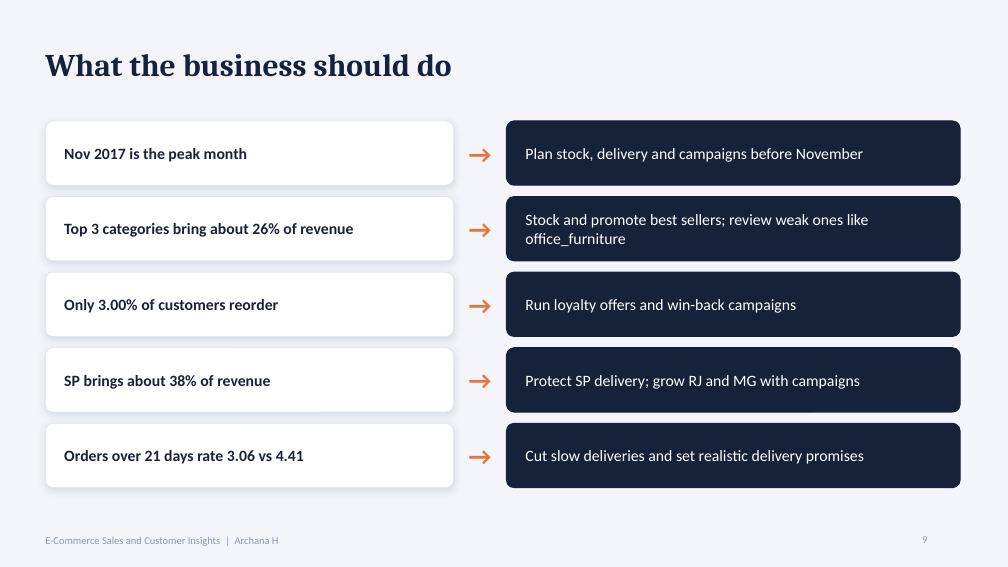
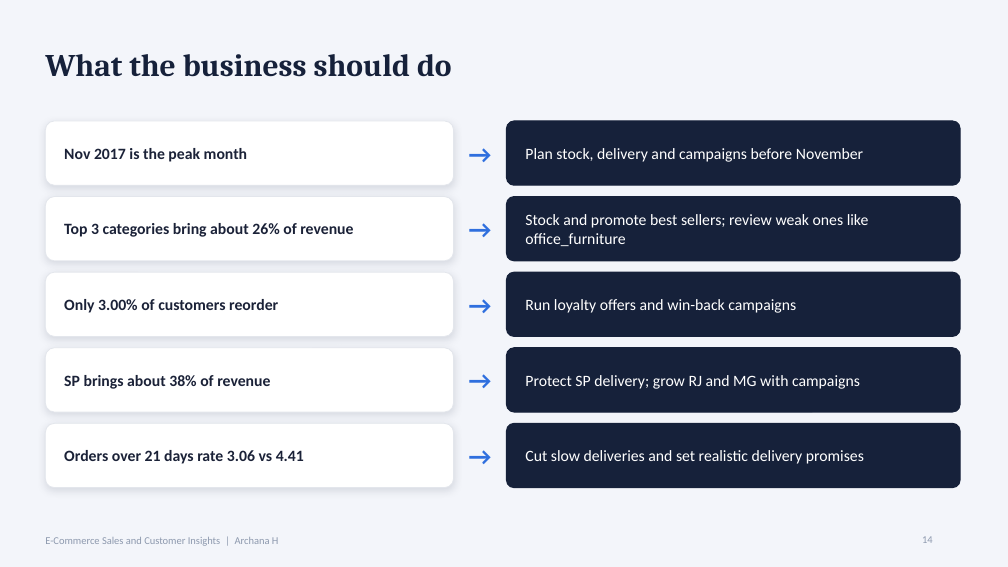
Before and after one commit to archanaarchanah0812-lgtm/ecommerce-sales-customer-insights, a slide deck: slide 14 of E-Commerce_Sales_Customer_Insights.pptx (slide 9 before the commit). Drawn at 1008x567 pixels with LibreOffice and Linux fonts; fonts in the diff are those of the drawing. Boxes give left, top, right and bottom in pixels: in the first picture for what was removed or moved away, otherwise in the second. Text is boxed around its words. In the diff, an @@ line names an element or a change of style, - is before the commit and + after.

```diff
--- a/E-Commerce_Sales_Customer_Insights.pptx
+++ b/E-Commerce_Sales_Customer_Insights.pptx
@@ text colour #E8743B to #2F6FDE in 5 elements at bbox=[454, 121, 507, 185], bbox=[454, 197, 507, 261], bbox=[454, 272, 507, 337], bbox=[454, 348, 507, 412], bbox=[454, 423, 507, 488] @@
@@ page number at bbox=[922, 536, 933, 543]: text changed @@
-9
+14
```
Also in this commit, not shown: 9 other slides changed, 6 slides added, 2 slides removed.
